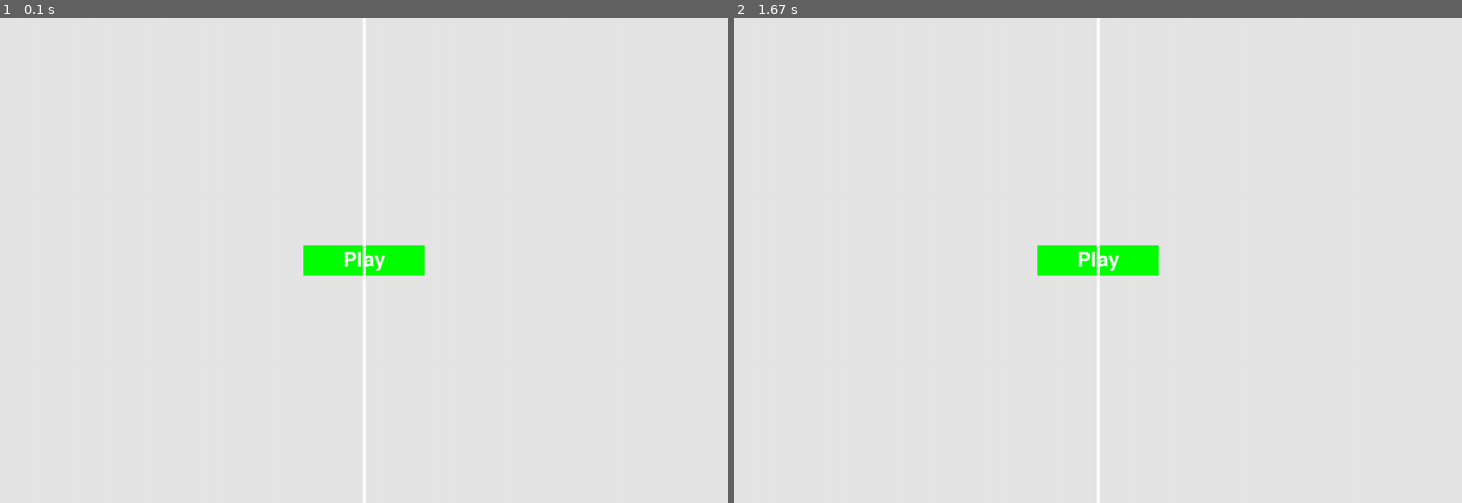
Above: before the commit, frames 1-2 (left to right).
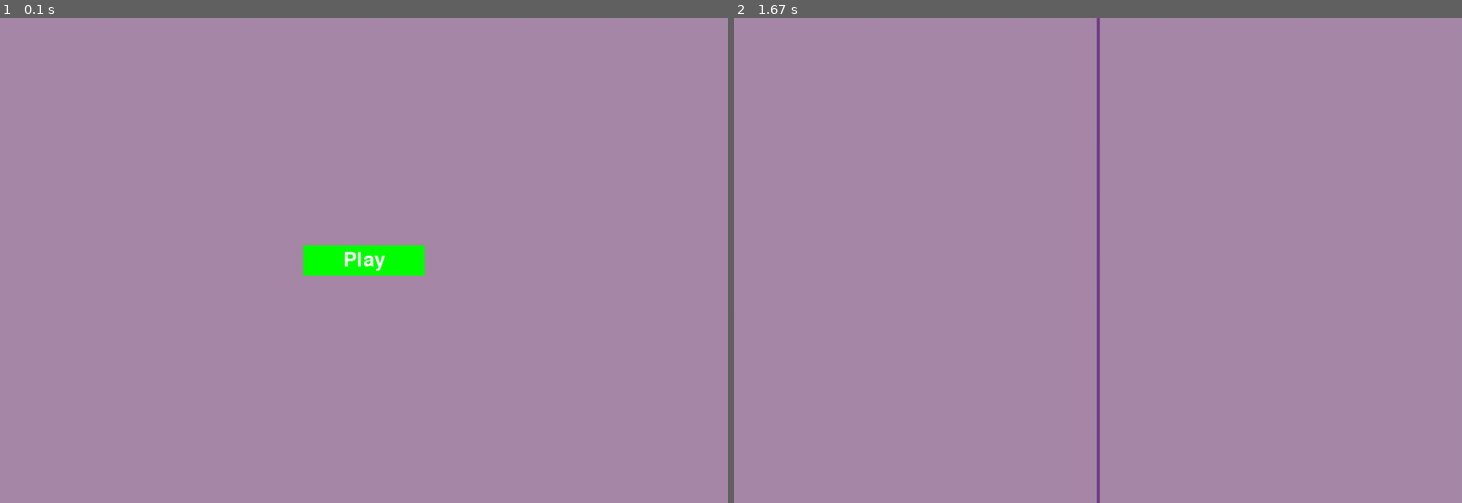
Above: after the commit, the same moments.

Repository: Steven-Kha/ThanosSnapPygame
Game: pygame game, started from main.py
Same seed, same stepped clock (60 frames per second), same inputs: the game is played once before the commit and once after it.
Inputs (mouse positions are in pixels of both pictures, inside the frame that each line leads up to):
- Up to frame 1 (0.1 s): no input
- Up to frame 2 (1.67 s): click (1098, 260) at 0.38 s

The runs differ from the first frame. In frame 1, 99% of the frame differs, in the area x 0-100%, y 0-100%; in frame 2, 100%.

Commit message:
Thanos purple bg and center color

Diff:
--- a/game_functions.py
+++ b/game_functions.py
@@ -2,19 +2,34 @@
 import pygame
 
 
-def check_events(ai_settings, screen):
+def check_events(ai_settings, stats, play_button, screen):
     """Respond to keypresses and mouse events."""
     for event in pygame.event.get():
         if event.type == pygame.QUIT:
             sys.exit()
+        elif event.type == pygame.MOUSEBUTTONDOWN:
+            mouse_x, mouse_y = pygame.mouse.get_pos()
+            check_play_button(ai_settings, screen, stats, play_button, mouse_x,
+                              mouse_y)
+
+def check_play_button(ai_settings, screen, stats, play_button, mouse_x,
+                              mouse_y):
+    button_clicked = play_button.rect.collidepoint(mouse_x, mouse_y)
+    if button_clicked and not stats.game_active:
+        pygame.mouse.set_visible(False)
+        stats.game_active = True
+
 
 def update_screen(ai_settings, stats, center_line, play_button, screen):
     # Redraw the screen during each pass through the loop.
+
+    screen.fill(ai_settings.bg_color)
+    center_line.draw_center_line()
 
     # Draw the play button if the game is inactive.
     if not stats.game_active:
         screen.fill(ai_settings.bg_color)
         play_button.draw_button()
-        center_line.draw_center_line()
+
 
     pygame.display.flip()
--- a/main.py
+++ b/main.py
@@ -1,10 +1,11 @@
 import pygame
-from pygame.sprite import Group
+from center_line import Center_Line
+
 from settings import Settings
-from center_line import Center_Line
 from game_stats import GameStats
+from button import Button
+
 import game_functions as gf
-from button import Button
 
 def run_game():
     # Initialize game and create a screen object.
@@ -14,20 +15,24 @@
     screen = pygame.display.set_mode(
         (ai_settings.screen_width, ai_settings.screen_height))
 
-    stats = GameStats(ai_settings)
-
     screen = pygame.display.set_mode((1200, 800))
     pygame.display.set_caption("Super Pong 64")
 
     start_game = False
 
+    stats = GameStats(ai_settings)
+
+    #make the game objects
     center_line = Center_Line(ai_settings, screen)
 
     play_button = Button(ai_settings, screen, "Play")
 
     # Start the main loop for the game
     while True:
-        gf.check_events(ai_settings, screen)
+        gf.check_events(ai_settings, stats, play_button, screen)
+
+        if stats.game_active:
+            print("hi!")
 
         gf.update_screen(ai_settings, stats, center_line, play_button, screen)
 
--- a/settings.py
+++ b/settings.py
@@ -5,8 +5,8 @@
         # Screen settings
         self.screen_width = 1200
         self.screen_height = 800
-        self.bg_color = (230, 230, 230)
+        self.bg_color = (167, 136, 168)
 
         self.center_line_width = 5
         self.center_line_height = self.screen_height
-        self.center_line_color = 255, 255, 255
+        self.center_line_color = (111, 60, 137)
